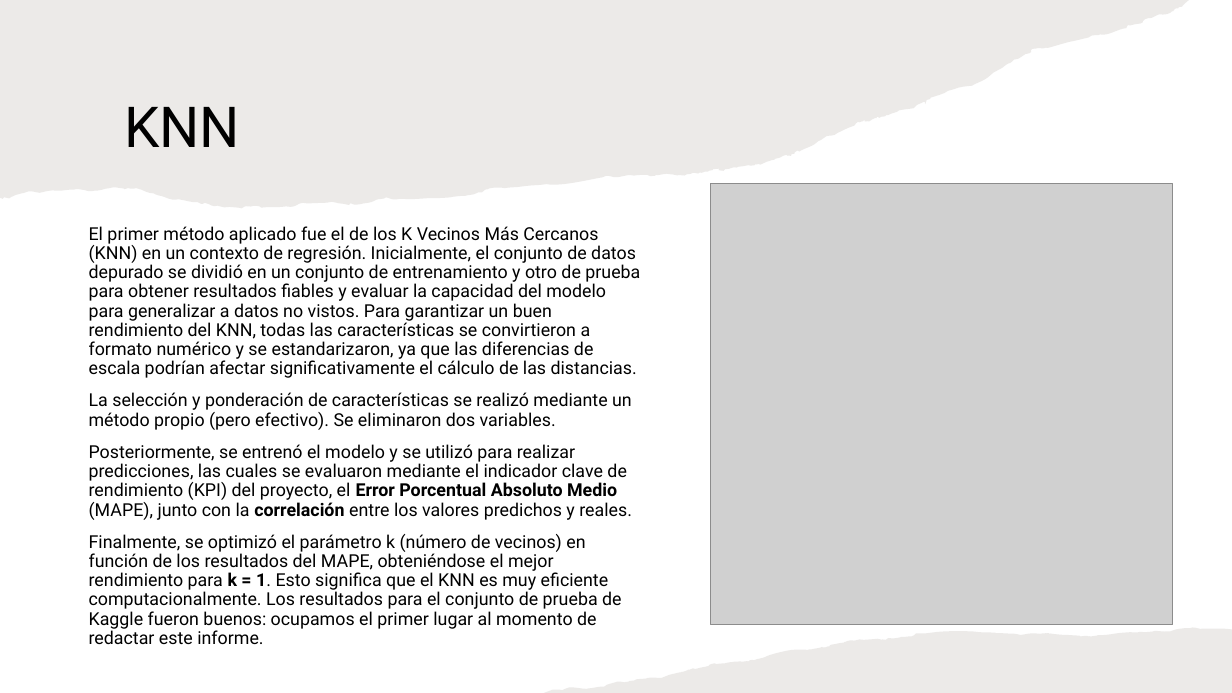
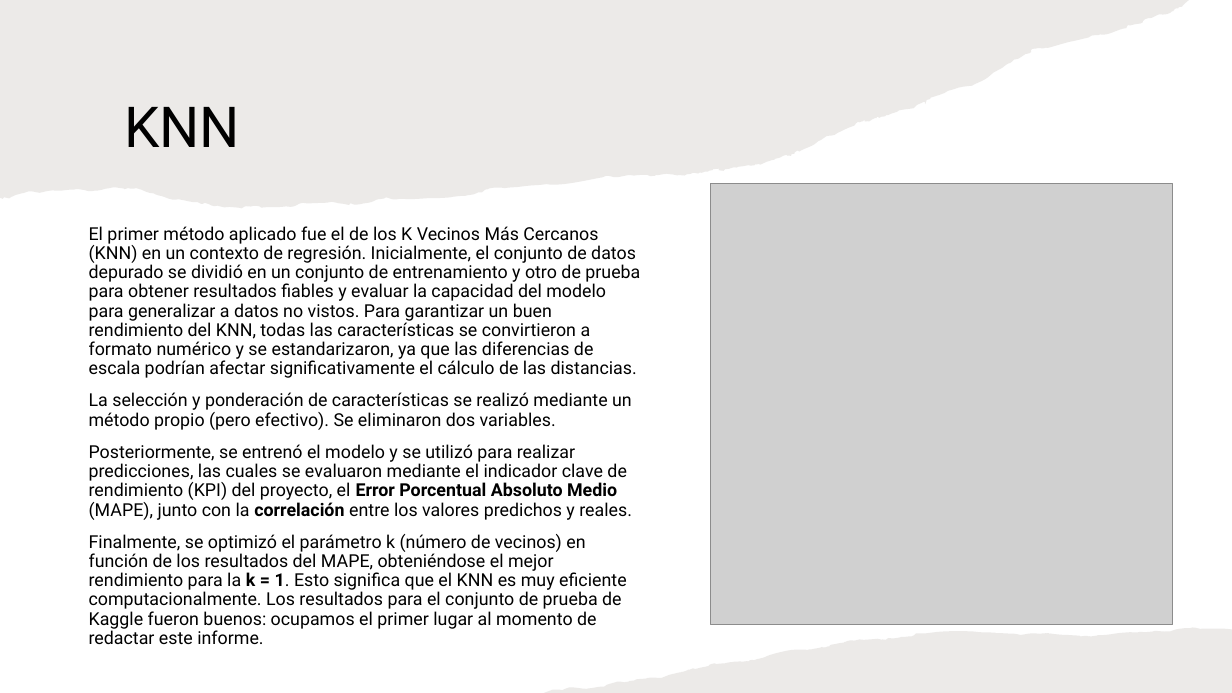
Before and after one commit to benet1one/Mineria, a slide deck: slide 13 of Report_definitivo.pptx (slide 15 before the commit). Drawn at 1232x693 pixels with LibreOffice and Linux fonts; fonts in the diff are those of the drawing; grey boxes stand for pictures. Boxes give left, top, right and bottom in pixels: in the first picture for what was removed or moved away, otherwise in the second. Text is boxed around its words. In the diff, an @@ line names an element or a change of style, - is before the commit and + after.

```diff
--- a/Report_definitivo.pptx
+++ b/Report_definitivo.pptx
@@ text at (89,534,627,644): text changed @@
-Finalmente, se optimizó el parámetro k (número de vecinos) en función de los resultados del MAPE, obteniéndose el mejor rendimiento para k = 1. Esto significa que el KNN es muy eficiente computacionalmente. Los resultados para el conjunto de prueba de Kaggle fueron buenos: ocupamos el primer lugar al momento de redactar este informe.
+Finalmente, se optimizó el parámetro k (número de vecinos) en función de los resultados del MAPE, obteniéndose el mejor rendimiento para la k = 1. Esto significa que el KNN es muy eficiente computacionalmente. Los resultados para el conjunto de prueba de Kaggle fueron buenos: ocupamos el primer lugar al momento de redactar este informe.
```
Also in this commit, not shown: 1 other slide changed, 2 slides removed, 1 other file.
